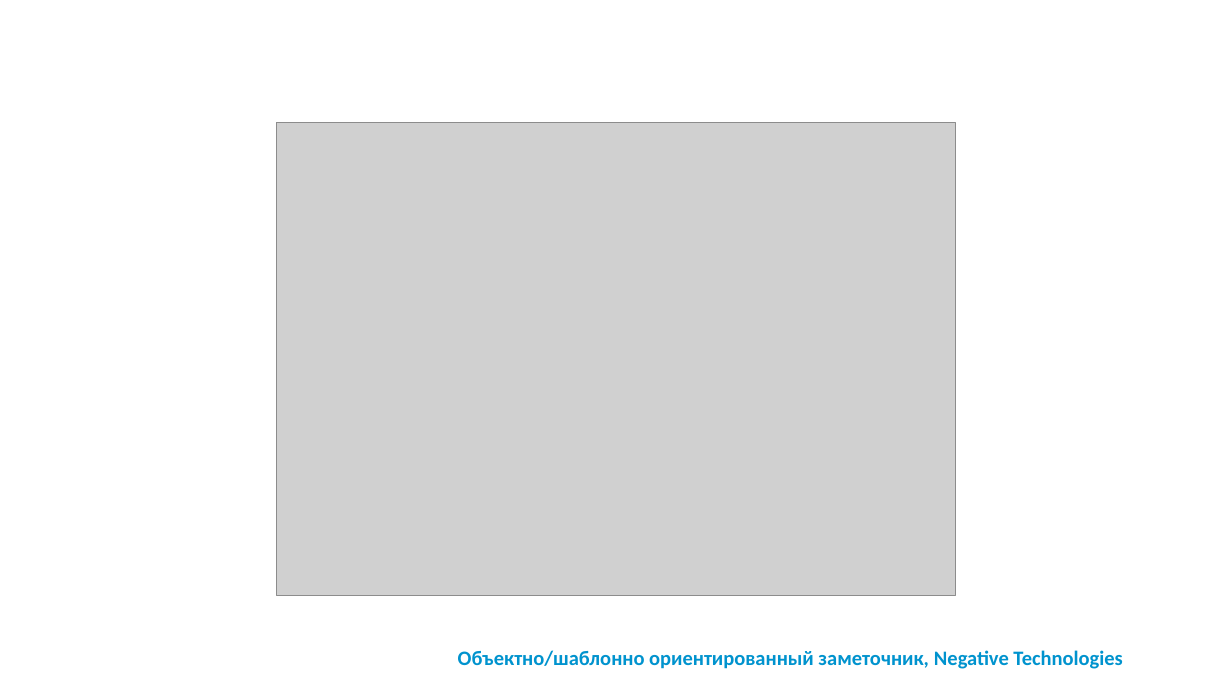
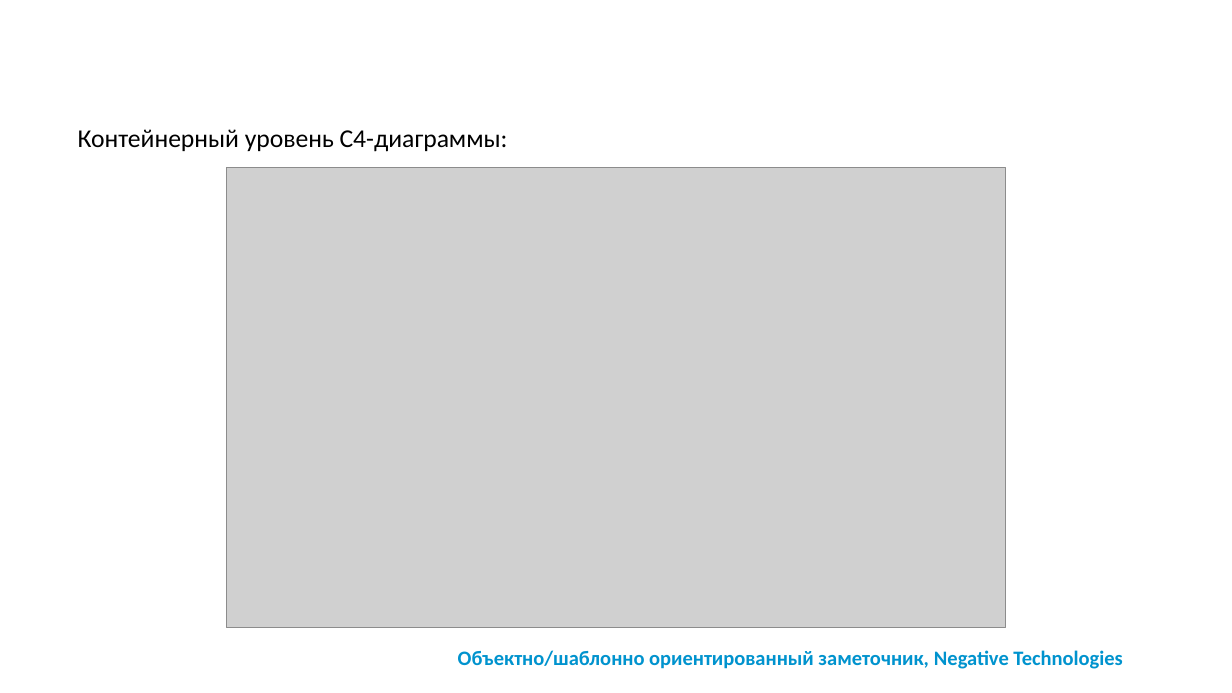
Before and after one commit to Tomashaytis/tonpad-report, a slide deck: slide 9 of Приложение Tonpad.pptx (slide 10 before the commit). Drawn at 1232x693 pixels with LibreOffice and Linux fonts; fonts in the diff are those of the drawing; grey boxes stand for pictures; background and template pictures are left out. Boxes give left, top, right and bottom in pixels: in the first picture for what was removed or moved away, otherwise in the second. Text is boxed around its words. In the diff, an @@ line names an element or a change of style, - is before the commit and + after.

```diff
--- a/Приложение Tonpad.pptx
+++ b/Приложение Tonpad.pptx
@@ text added at (x1=78, y1=129, x2=508, y2=152), 20 pt, text #000000 @@
+Контейнерный уровень C4-диаграммы:
@@ picture resized from (x1=277, y1=122, x2=956, y2=596) to (x1=226, y1=167, x2=1006, y2=628) @@
```
Also in this commit, not shown: 4 other slides changed, 2 slides added, 2 other files.
